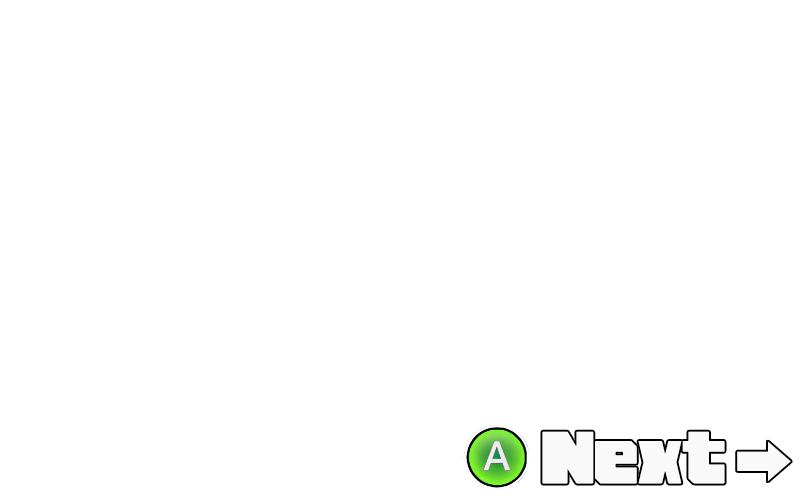
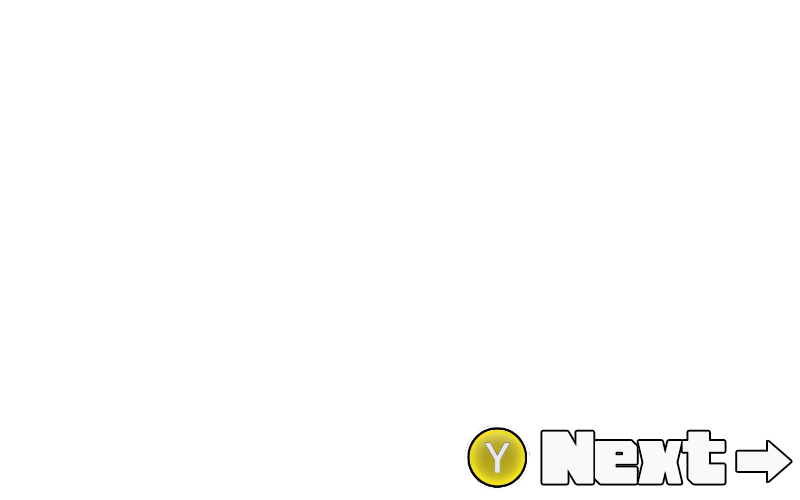
Layered file, before and after one edit (800 x 500). Changes by layer:
renamed "レイヤー 2" to "レイヤー 3", painted on it over [463, 424, 530, 491]
